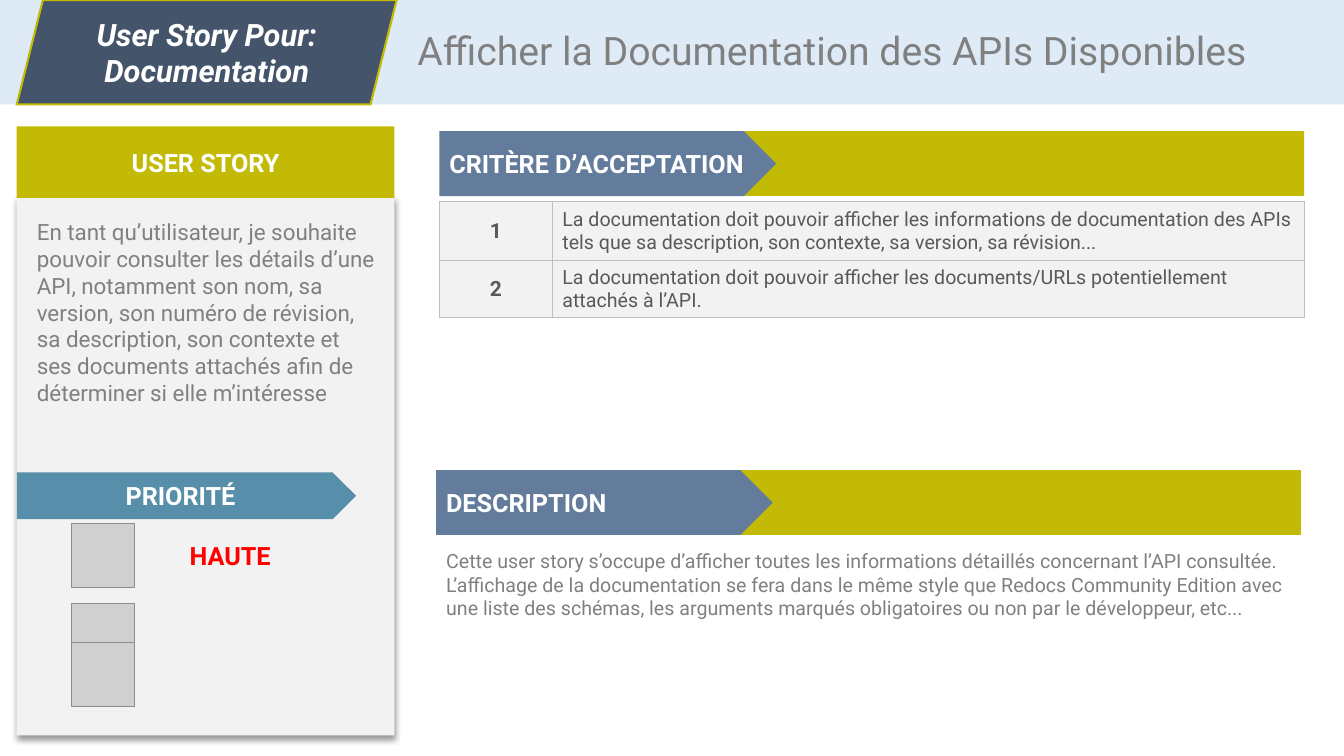
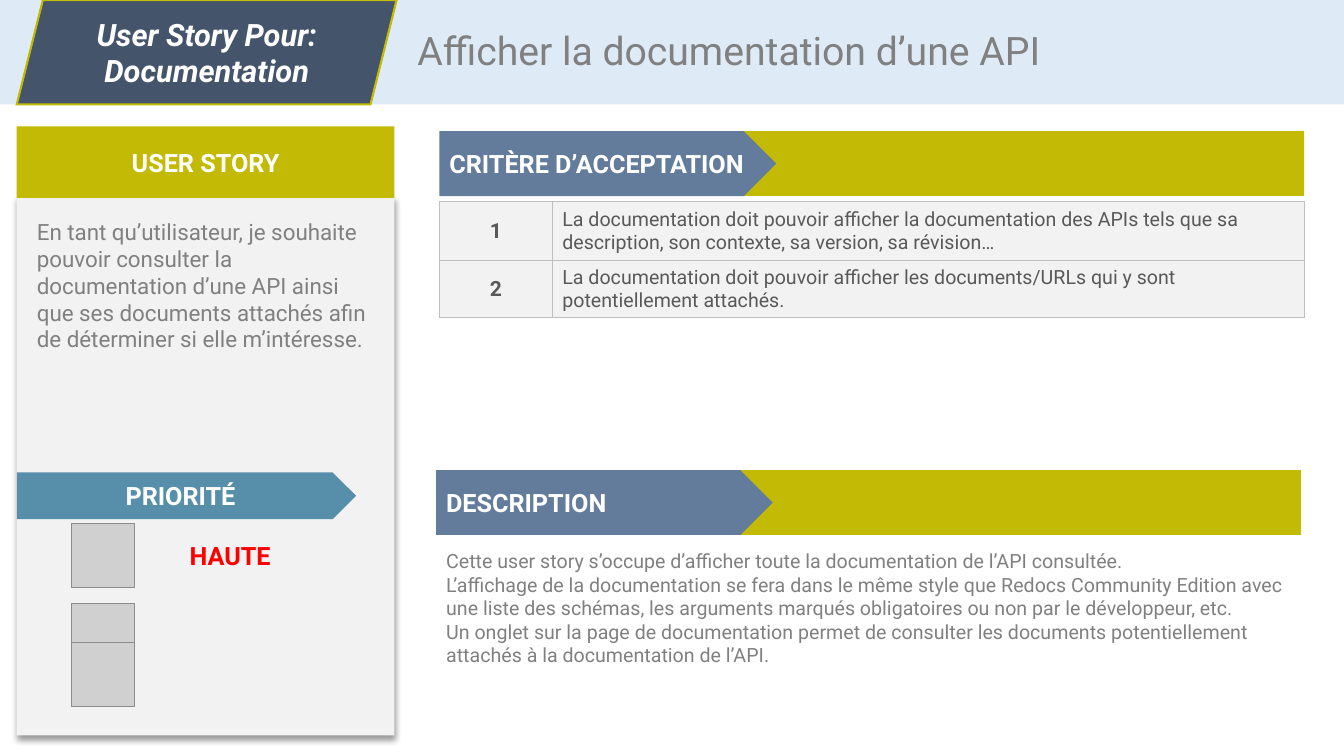
Before and after one commit to CC4K/api-catalog-development, a slide deck: slide 2 of reports/S3-User-Stories/user-stories-dev.odp. Drawn at 1344x756 pixels with LibreOffice and Linux fonts; fonts in the diff are those of the drawing; grey boxes stand for pictures. Boxes give left, top, right and bottom in pixels: in the first picture for what was removed or moved away, otherwise in the second. Text is boxed around its words. In the diff, an @@ line names an element or a change of style, - is before the commit and + after.

Commit message:
TODO: fixer user stories

```diff
--- a/reports/S3-User-Stories/user-stories-dev.odp
+++ b/reports/S3-User-Stories/user-stories-dev.odp
@@ text at box(417, 35, 1040, 66): text changed @@
-Afficher la Documentation des APIs Disponibles
+Afficher la documentation d’une API
@@ table at box(439, 201, 1304, 318) @@
-row 1, column 2: La documentation doit pouvoir afficher les informations de documentation des APIs tels que sa description, son contexte, sa version, sa révision...
+row 1, column 2: La documentation doit pouvoir afficher la documentation des APIs tels que sa description, son contexte, sa version, sa révision…
-row 2, column 2: La documentation doit pouvoir afficher les documents/URLs potentiellement attachés à l’API.
+row 2, column 2: La documentation doit pouvoir afficher les documents/URLs qui y sont potentiellement attachés.
@@ text at box(37, 223, 366, 347): text changed @@
-En tant qu’utilisateur, je souhaite pouvoir consulter les détails d’une API, notamment son nom, sa version, son numéro de révision, sa description, son contexte et ses documents attachés afin de déterminer si elle m’intéresse
+En tant qu’utilisateur, je souhaite pouvoir consulter la documentation d’une API ainsi que ses documents attachés afin de déterminer si elle m’intéresse.
@@ text at box(446, 553, 1282, 662): text changed @@
-Cette user story s’occupe d’afficher toutes les informations détaillés concernant l’API consultée.
-L’affichage de la documentation se fera dans le même style que Redocs Community Edition avec une liste des schémas, les arguments marqués obligatoires ou non par le développeur, etc...
+Cette user story s’occupe d’afficher toute la documentation de l’API consultée.
+L’affichage de la documentation se fera dans le même style que Redocs Community Edition avec une liste des schémas, les arguments marqués obligatoires ou non par le développeur, etc.
+Un onglet sur la page de documentation permet de consulter les documents potentiellement attachés à la documentation de l’API.
```
Also in this commit, not shown: 7 other slides changed, 1 slide added, 2 other files.
